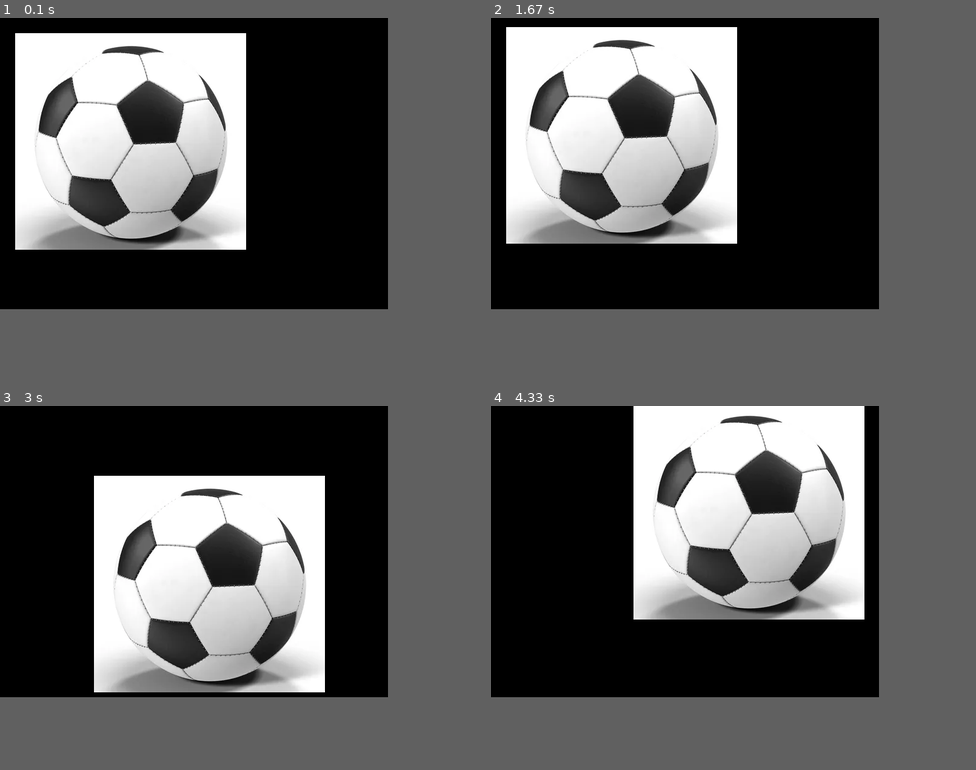
Above: before the commit, frames 1-4 (two rows, left to right).
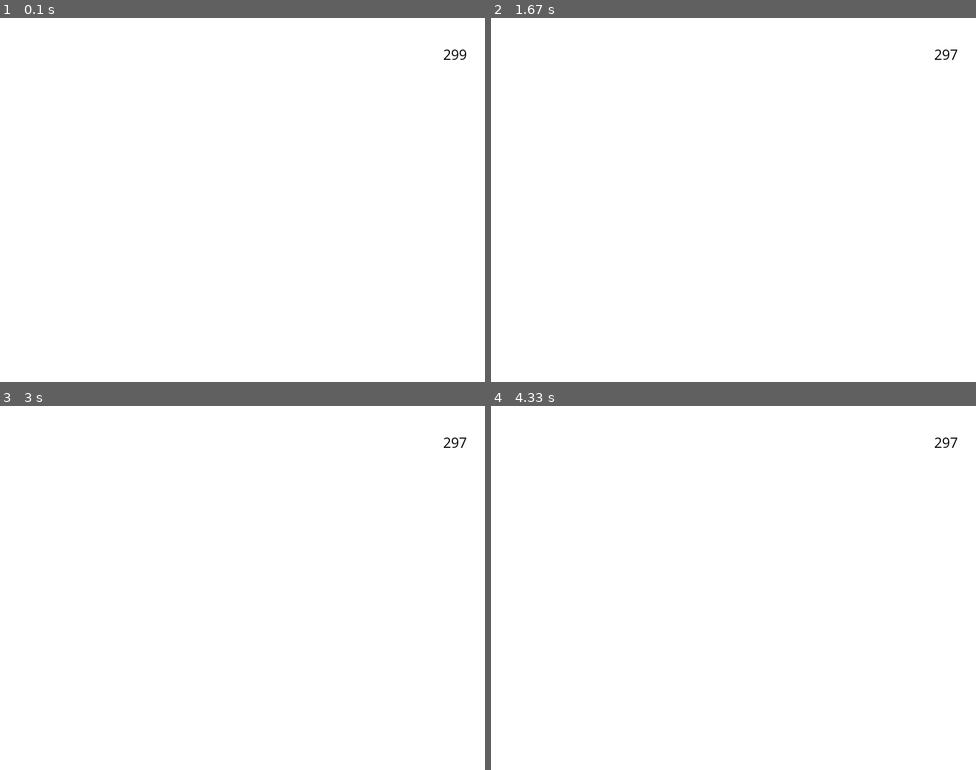
Above: after the commit, the same moments.

Repository: Frederic-Tang/study
Game: pygame game, started from main.py
The game is run twice, just before and just after one commit, with the same random seed, the same clock (stepped at 60 frames per second) and the same inputs.
Inputs:
- Up to frame 1 (0.1 s): no input
- Up to frame 2 (1.67 s): no input
- Up to frame 3 (3 s): no input
- Up to frame 4 (4.33 s): no input
The window is 640x480 before the commit and 800x600 after it. Grey fills any space a smaller window leaves; there, only what the larger window draws over its background counts as a difference.

The runs differ from the first frame. In frame 1, 49% of the frame differs, in the area x 0-97%, y 0-80%; in frame 2, 49%; in frame 3, 49%; in frame 4, 49%.

Commit message:
加入计时

Diff:
--- a/main.py
+++ b/main.py
@@ -12,6 +12,32 @@
 ballrect = ball.get_rect()  # 获取矩形区域
 speed = [5, 5]  # 设置移动的X轴、Y轴
 clock = pygame.time.Clock()  # 设置时钟
+black = (0, 0, 0)
+white = (255, 255, 255)
+display_width = 800
+display_height = 600
+gameDisplay = pygame.display.set_mode((display_width, display_height))
+clock = pygame.time.Clock()
+def text_objects(text, font):
+    textSurface = font.render(text, True, black)
+    # 在一个新 Surface 对象上绘制文本
+    return textSurface, textSurface.get_rect()
+def game_clock():
+    clock_ = 300
+    while True:
+        pygame.time.get_ticks()
+        if (pygame.time.get_ticks()%1000 == 0):
+            clock_ = clock_ - 1
+            clock_g = str(clock_)
+            gameDisplay.fill(white)
+            largeText = pygame.font.SysFont('comicsansms', 25)
+            TextSurf, TextRect = text_objects(clock_g, largeText)
+            TextRect.center = (750, (display_height / 10))
+            gameDisplay.blit(TextSurf, TextRect)
+            pygame.display.update()
+            clock.tick(15)
+            print(clock_)
+game_clock()
 
 while True:  # 死循环确保窗口一直显示
     clock.tick(60)  # 每秒执行60次
